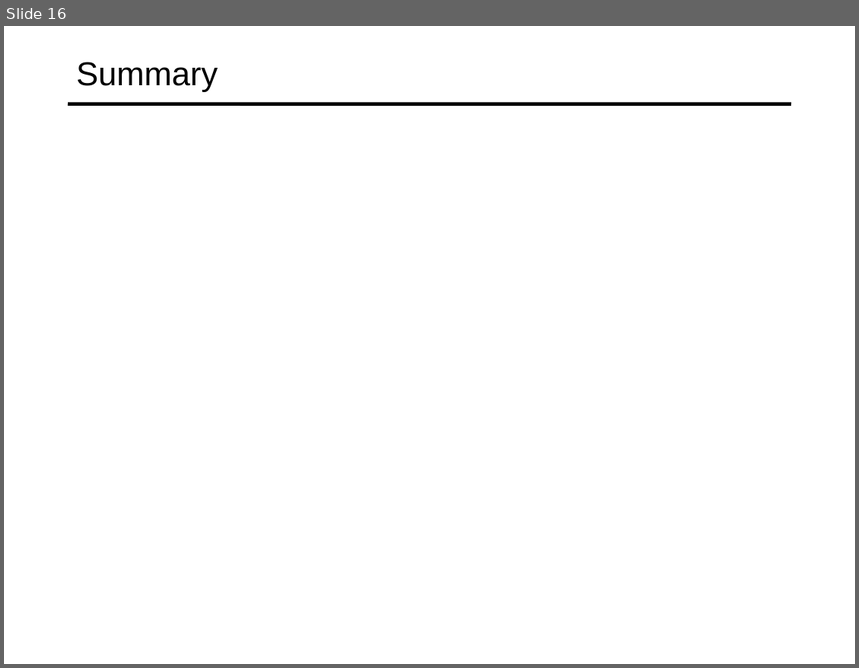
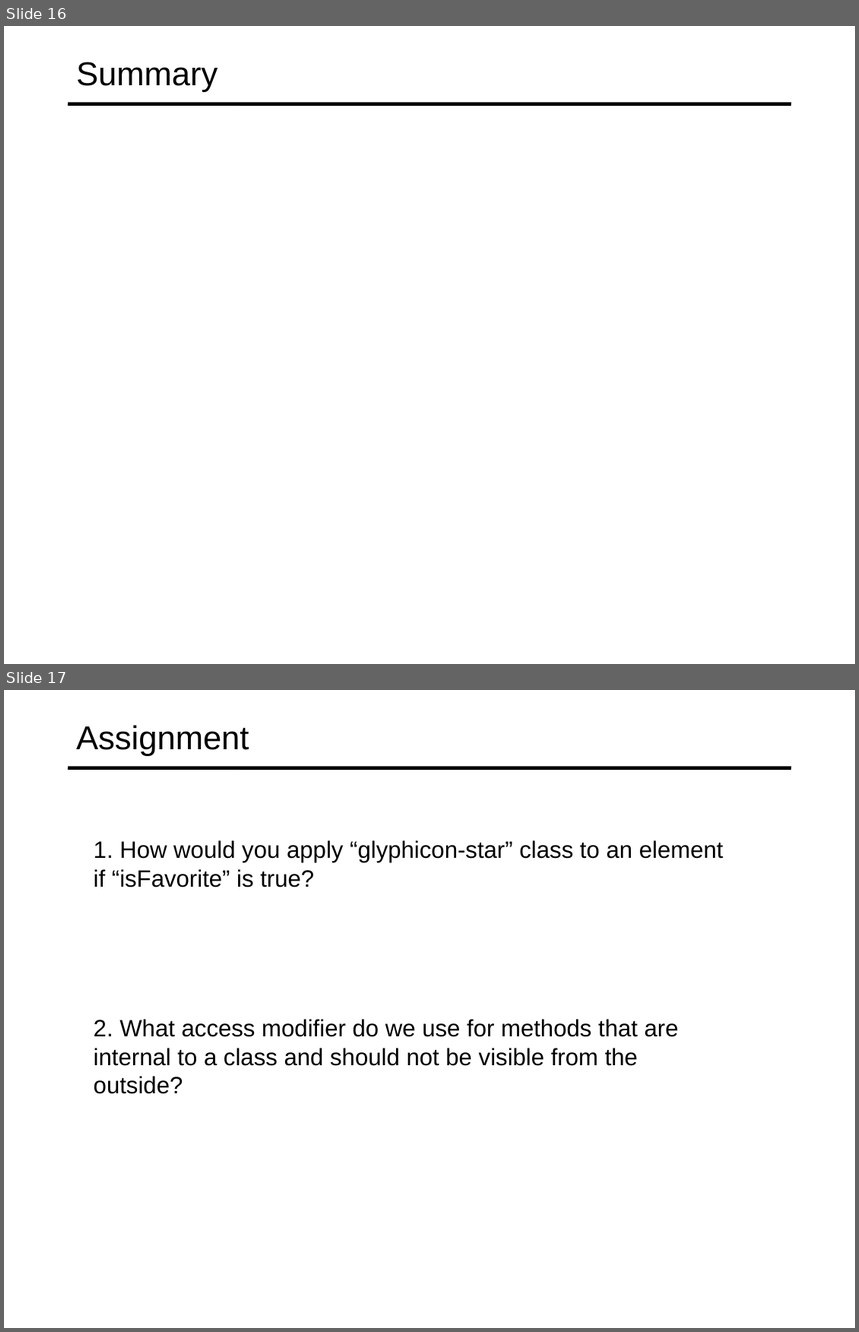
Before and after one commit to specter01wj/Jago_Link_Training, a slide deck: Angular/Angular12/Angular Advanced Course/Essentials/2.Displaying Data and Handling Events/L2_Displaying Data and Handling Events.ppt. Shown one above the other, each under a label of ours: slide 16 before the commit, slides 16 and 17 after it. The pictures are 859x668 and 859x1332 pixels, drawn with LibreOffice and Linux fonts; fonts in the diff are those of the drawing. Boxes give left, top, right and bottom in pixels: in the first picture for what was removed or moved away, otherwise in the second. Text is boxed around its words. In the diff, an @@ line names an element or a change of style, - is before the commit and + after.

```diff
--- a/Angular/Angular12/Angular Advanced Course/Essentials/2.Displaying Data and Handling Events/L2_Displaying Data and Handling Events.ppt
+++ b/Angular/Angular12/Angular Advanced Course/Essentials/2.Displaying Data and Handling Events/L2_Displaying Data and Handling Events.ppt
@@ slide 17 added at [4, 690, 855, 1328], background #FFFFFF; not listed: 1 template element that a slide beside it also shows @@
@@ title added at [76, 725, 249, 756], 28 pt, text #000000 @@
+Assignment
@@ text added at [94, 840, 724, 888], 20 pt, text #000000 @@
+  1. How would you apply “glyphicon-star” class to an element if “isFavorite” is true?
@@ text added at [94, 1019, 679, 1094], 20 pt, text #000000 @@
+  2. What access modifier do we use for methods that are internal to a class and should not be visible from the outside?
```
Also in this commit, not shown: 1 other slide added, 9 other files.
